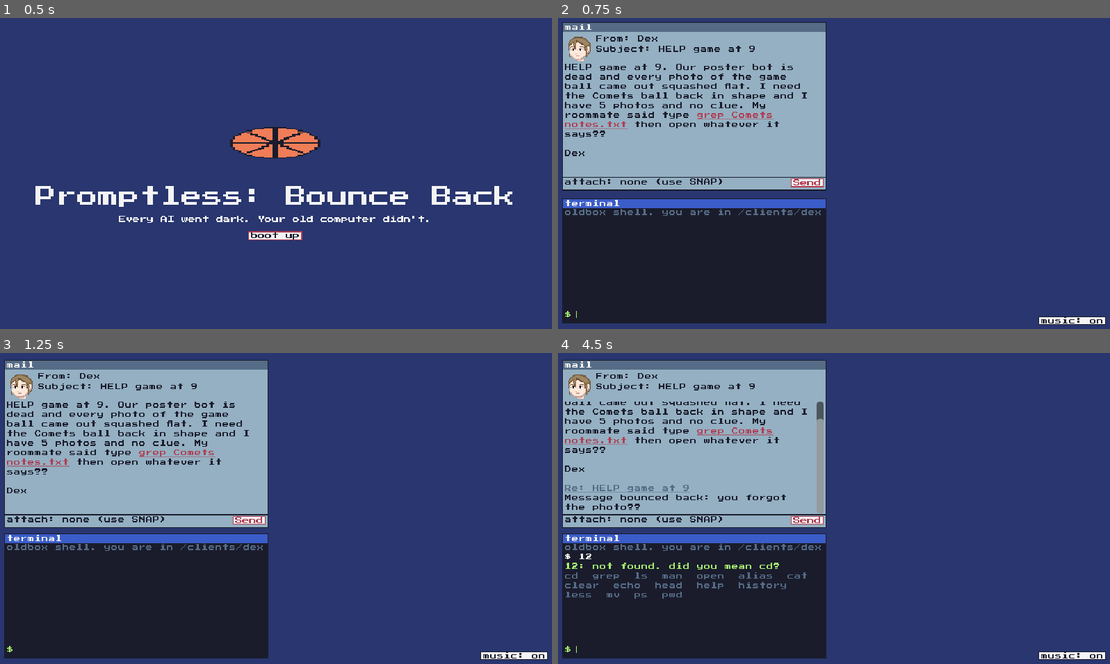
Above: before the commit, frames 1-4 (two rows, left to right).
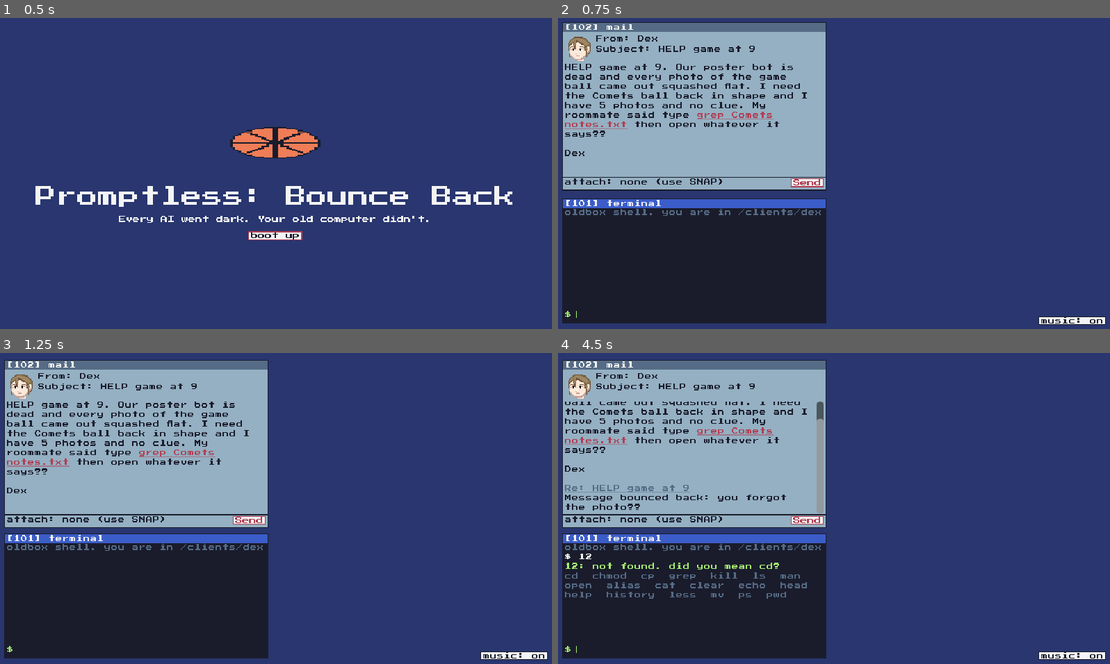
Above: after the commit, the same moments.

Repository: Gaming-RF/Promptless
Game: Godot game, scene res://scenes/main.tscn
The game is run twice, just before and just after one commit, with the same random seed, the same clock (stepped at 60 frames per second) and the same inputs.
Inputs (mouse positions are in pixels of both pictures, inside the frame that each line leads up to):
- Up to frame 1 (0.5 s): no input
- Up to frame 2 (0.75 s): click "boot up" at 0.5 s
- Up to frame 3 (1.25 s): no input
- Up to frame 4 (4.5 s): click (701, 648) at 1.27 s; type "12" at 1.35 s; click "Send" at 2 s; click "music: on" at 2.75 s; click "music: off" at 3.5 s; tap Enter at 4.25 s; move the mouse to (955, 492) at 4.27 s; hold Right from 4.28 s (still down); tap Tab at 4.35 s; click (955, 492) at 4.42 s

Frame 1 is identical in both runs. In frame 2, 0.2% of the frame differs, in the area x 1-19%, y 2-61%; in frame 3, 0.2%; in frame 4, 0.8%, in the area x 1-46%, y 2-80%.

Commit message:
feat: permissions, ls -l, cp, chmod, kill, runnable scripts, PIDs in title bars

Diff:
--- a/data/campaign.json
+++ b/data/campaign.json
@@ -33,7 +33,8 @@
 			"open_usage": "usage: open FILE",
 			"open_text": "{n} lines of chaos. Try grep.",
 			"help": [
-				"needed: ls  grep  open  cd  man",
+				"needed: ls grep open cd man",
+				"        cp chmod kill",
 				"also: cat head less echo pwd",
 				"      history alias ps clear mv",
 				"Tab completes. Up/Down = history.",
@@ -51,10 +52,11 @@
 			"man": {
 				"ls": [
 					"LS(1)",
-					"  ls [-a] [FOLDER]",
+					"  ls [-a] [-l] [FOLDER]",
 					"  List the files in a folder.",
 					"  -a   also list hidden files,",
-					"       the ones whose names start with ."
+					"       the ones whose names start with .",
+					"  -l   show permissions and owners"
 				],
 				"grep": [
 					"GREP(1)",
@@ -107,8 +109,31 @@
 					"PS(1)",
 					"  ps",
 					"  List running programs and their numbers."
+				],
+				"cp": [
+					"CP(1)",
+					"  cp FILE DEST",
+					"  Copy a file. Client files aren't yours:",
+					"  copy them home (~) to change them."
+				],
+				"chmod": [
+					"CHMOD(1)",
+					"  chmod +r FILE   let it be read",
+					"  chmod +x FILE   let a script run",
+					"  Only works on files you own (in ~)."
+				],
+				"kill": [
+					"KILL(1)",
+					"  kill PID",
+					"  Stop a program. Every window shows",
+					"  its number in the title bar. See ps."
 				]
-			}
+			},
+			"cp_usage": "usage: cp FILE DEST",
+			"chmod_usage": "usage: chmod +x FILE",
+			"kill_usage": "usage: kill PID   (the number in a window's title bar)",
+			"kill_protected": "kill: ({pid}) - not that one. {cmd} is holding this whole machine together.",
+			"open_script": "open: {file} is a script. run it with ./{file}"
 		},
 		"ui": {
 			"attach_none": "attach: none (use SNAP)",
--- a/scripts/desk_window.gd
+++ b/scripts/desk_window.gd
@@ -48,8 +48,18 @@
 	resized.connect(_layout)
 
 
+var pid := 0
+var _base_title := ""
+
+
 func set_title(t: String) -> void:
-	_title_label.text = t
+	_base_title = t
+	_title_label.text = ("[%d] %s" % [pid, t]) if pid > 0 else t
+
+
+func set_pid(p: int) -> void:
+	pid = p
+	set_title(_base_title)
 
 
 func set_content_size(s: Vector2) -> void:
--- a/scripts/desktop.gd
+++ b/scripts/desktop.gd
@@ -43,6 +43,7 @@
 	add_child(email)
 	email.position = EMAIL_POS
 	email.build(Vector2(302, 182))
+	email.set_pid(102)
 	email.command_clicked.connect(func(cmd): term.paste(cmd))
 	email.send_pressed.connect(send)
 	email.focused.connect(_focus)
@@ -51,6 +52,7 @@
 	add_child(term)
 	term.position = Vector2(8, 208)
 	term.build(job.shell.prompt, Vector2(302, 132))
+	term.set_pid(101)
 	term.command_entered.connect(run_command)
 	term.tab_requested.connect(_on_tab)
 	term.typed.connect(func(): sfx.play("type"))
@@ -101,13 +103,30 @@
 		term.print_line(h, Palette.DIM)
 	if r.open != "":
 		open_picture(r.open)
+	if r.kill != 0:
+		kill(r.kill)
+	if not r.launch.is_empty():
+		for i in r.launch.count:
+			open_picture(r.launch.path, true)
 
 
 func running_programs() -> Array:
-	var list: Array = [{"pid": 101, "cmd": "sh"}, {"pid": 102, "cmd": "mail"}]
-	for f in pictures:
-		list.append({"pid": pictures[f].pid, "cmd": "%s %s" % [job.shell.viewer, f.get_file()]})
+	var list: Array = [
+		{"pid": term.pid, "cmd": "sh", "protected": true},
+		{"pid": email.pid, "cmd": "mail", "protected": true},
+	]
+	for key in pictures:
+		var w = pictures[key]
+		list.append({"pid": w.pid, "cmd": "%s %s" % [job.shell.viewer, w.file.get_file()]})
 	return list
+
+
+func kill(pid: int) -> void:
+	for key in pictures.keys():
+		if pictures[key].pid == pid:
+			pictures[key].queue_free()
+			pictures.erase(key)
+			return
 
 
 var _next_pid := 140
@@ -118,13 +137,13 @@
 	if pictures.has(path):
 		return pictures[path]
 	for p in pictures:
-		if p.get_file() == name:
+		if pictures[p].file.get_file() == name:
 			return pictures[p]
 	return null
 
 
-func open_picture(file: String):
-	if pictures.has(file):
+func open_picture(file: String, extra_copy := false):
+	if pictures.has(file) and not extra_copy:
 		_focus(pictures[file], false)
 		return pictures[file]
 	var info: Dictionary = shell.fs.node(file)
@@ -139,9 +158,9 @@
 	bounce_in(w, w.position)
 	w.focused.connect(_focus)
 	w.snapshot_requested.connect(snapshot)
-	w.pid = _next_pid
+	w.set_pid(_next_pid)
 	_next_pid += 1
-	pictures[file] = w
+	pictures[file if not pictures.has(file) else "%s#%d" % [file, w.pid]] = w
 	_focus(w, false)
 	return w
 
--- a/scripts/picture_window.gd
+++ b/scripts/picture_window.gd
@@ -5,7 +5,6 @@
 const PictureView = preload("res://scripts/picture_view.gd")
 
 var file := ""
-var pid := 0
 var view := PictureView.new()
 var _flash := ColorRect.new()
 var _readout: Label
--- a/scripts/shell.gd
+++ b/scripts/shell.gd
@@ -1,7 +1,7 @@
 extends RefCounted
 
 const VFS = preload("res://scripts/vfs.gd")
-const COMMANDS := ["cd", "grep", "ls", "man", "open"]
+const COMMANDS := ["cd", "chmod", "cp", "grep", "kill", "ls", "man", "open"]
 const COURTESY := ["alias", "cat", "clear", "echo", "head", "help", "history", "less", "mv", "ps", "pwd"]
 
 var job: Dictionary
@@ -23,7 +23,7 @@
 
 
 func run(line: String, programs: Array = []) -> Dictionary:
-	var res := {"out": [], "hint": [], "open": "", "clear": false}
+	var res := {"out": [], "hint": [], "open": "", "clear": false, "kill": 0, "launch": {}}
 	line = line.strip_edges()
 	if line.is_empty():
 		return res
@@ -33,7 +33,16 @@
 		return res
 	var args := tokenize(line)
 	var cmd: String = args.pop_front()
+	if "/" in cmd:
+		_exec(cmd, res)
+		return res
 	match cmd:
+		"cp":
+			_cp(args, res)
+		"chmod":
+			_chmod(args, res)
+		"kill":
+			_kill(args, res, programs)
 		"ls":
 			_ls(args, res)
 		"cd":
@@ -179,10 +188,12 @@
 
 func _ls(args: Array, res: Dictionary) -> void:
 	var show_hidden := false
+	var long := false
 	var targets: Array = []
 	for a in args:
 		if a.begins_with("-"):
 			show_hidden = show_hidden or "a" in a
+			long = long or "l" in a
 		else:
 			targets.append(a)
 	if targets.is_empty():
@@ -199,7 +210,11 @@
 			var names: Array = fs.children(path, show_hidden)
 			if show_hidden:
 				names = [".", ".."] + names
-			if not names.is_empty():
+			if long:
+				for n in names:
+					var p: String = fs.absolute(path, n)
+					res.out.append("%s %-6s %s" % [fs.mode_string(p), fs.owner(p), n])
+			elif not names.is_empty():
 				res.out.append("  ".join(names))
 
 
@@ -251,6 +266,10 @@
 			res.out.append("grep: %s: Is a directory" % f)
 			missing = true
 			continue
+		if not fs.can_read(path):
+			res.out.append("grep: %s: Permission denied" % f)
+			missing = true
+			continue
 		if n.type != "text":
 			continue
 		for l in n.lines:
@@ -273,6 +292,8 @@
 	var n: Dictionary = fs.node(path)
 	if n.type == "dir":
 		res.out.append("%s: %s: Is a directory" % [cmd, args[0]])
+	elif not fs.can_read(path):
+		res.out.append("%s: %s: Permission denied" % [cmd, args[0]])
 	elif n.type != "text":
 		res.out.append(job.shell.cat_picture.format({"cmd": cmd, "file": args[0]}))
 	else:
@@ -290,6 +311,10 @@
 	var n: Dictionary = fs.node(path)
 	if n.type == "dir":
 		res.out.append("open: %s: Is a directory" % args[0])
+	elif not fs.can_read(path):
+		res.out.append("open: %s: Permission denied" % args[0])
+	elif n.type == "script":
+		res.out.append(job.shell.open_script.format({"file": args[0]}))
 	elif n.type == "text":
 		res.out.append(job.shell.open_text.format({"n": n.lines.size()}))
 	else:
@@ -317,3 +342,99 @@
 		res.out.append("mv: cannot move '%s' into itself" % args[0])
 		return
 	fs.move(src, dest)
+
+
+func _cp(args: Array, res: Dictionary) -> void:
+	if args.size() < 2:
+		res.out.append(job.shell.cp_usage)
+		return
+	var src := resolve(args[0])
+	if src == "":
+		_missing("cp", args[0], res)
+		return
+	if fs.is_dir(src):
+		res.out.append("cp: -r not specified; omitting directory '%s'" % args[0])
+		return
+	if not fs.can_read(src):
+		res.out.append("cp: cannot open '%s' for reading: Permission denied" % args[0])
+		return
+	var dest: String = fs.absolute(cwd, args[1])
+	if fs.is_dir(dest):
+		dest = dest + "/" + src.get_file()
+	if not fs.is_dir(dest.get_base_dir()):
+		res.out.append("cp: cannot create '%s': No such file or directory" % args[1])
+	elif not fs.writable(dest.get_base_dir()):
+		res.out.append("cp: cannot create '%s': Permission denied" % args[1])
+	else:
+		fs.add_file(dest, fs.node(src).duplicate(true))
+
+
+func _chmod(args: Array, res: Dictionary) -> void:
+	if args.size() < 2:
+		res.out.append(job.shell.chmod_usage)
+		return
+	var mode: String = args[0]
+	var path := resolve(args[1])
+	if path == "":
+		res.out.append("chmod: cannot access '%s': No such file or directory" % args[1])
+		return
+	var re := RegEx.new()
+	re.compile("^[ugoa]*([+-])([rwx]+)$")
+	var m := re.search(mode)
+	var octal := mode.is_valid_int() and mode.length() == 3
+	if m == null and not octal:
+		res.out.append("chmod: invalid mode: '%s'" % mode)
+		return
+	if not fs.writable(path):
+		res.out.append("chmod: changing permissions of '%s': Operation not permitted" % args[1])
+		return
+	var n: Dictionary = fs.node(path)
+	if octal:
+		var d := int(mode[0])
+		n.r = d & 4 != 0
+		n.x = d & 1 != 0
+	else:
+		var on := m.get_string(1) == "+"
+		for ch in m.get_string(2):
+			if ch == "r":
+				n.r = on
+			elif ch == "x":
+				n.x = on
+
+
+func _kill(args: Array, res: Dictionary, programs: Array) -> void:
+	var nums := args.filter(func(a): return not a.begins_with("-"))
+	if nums.is_empty():
+		res.out.append(job.shell.kill_usage)
+		return
+	var pid := String(nums[0]).to_int()
+	if not String(nums[0]).is_valid_int():
+		res.out.append("kill: %s: arguments must be process numbers" % nums[0])
+		return
+	for p in programs:
+		if p.pid == pid:
+			if p.get("protected", false):
+				res.out.append(job.shell.kill_protected.format({"pid": pid, "cmd": p.cmd}))
+			else:
+				res.kill = pid
+			return
+	res.out.append("kill: (%d) - No such process" % pid)
+
+
+func _exec(cmd: String, res: Dictionary) -> void:
+	var path := resolve(cmd)
+	if path == "":
+		res.out.append("sh: %s: No such file or directory" % cmd)
+		return
+	var n: Dictionary = fs.node(path)
+	if n.type == "dir":
+		res.out.append("sh: %s: Is a directory" % cmd)
+	elif not fs.can_exec(path) or not fs.can_read(path):
+		res.out.append("sh: %s: Permission denied" % cmd)
+	elif n.type != "script":
+		res.out.append("sh: %s: cannot execute binary file" % cmd)
+	else:
+		res.out.append_array(n.get("prints", []))
+		if n.has("opens"):
+			var target: String = n.opens if String(n.opens).begins_with("/") else job.folder + "/" + n.opens
+			res.launch = {"path": target, "count": 1 + int(n.get("copies", 0))}
--- a/scripts/vfs.gd
+++ b/scripts/vfs.gd
@@ -2,10 +2,12 @@
 
 var nodes := {}
 var home := "/home/you"
+var client_user := "client"
 
 
 func _init(job: Dictionary) -> void:
 	home = job.get("home", home)
+	client_user = String(job.client.get("user", job.client.name)).to_lower()
 	add_dir("/")
 	add_dir(home)
 	add_dir(job.folder)
@@ -95,6 +97,27 @@
 	return path == home or path.begins_with(home + "/")
 
 
+func owner(path: String) -> String:
+	return home.get_file() if writable(path) else client_user
+
+
+func can_read(path: String) -> bool:
+	return node(path).get("r", true)
+
+
+func can_exec(path: String) -> bool:
+	var n := node(path)
+	return n.get("type", "") == "dir" or n.get("x", false)
+
+
+func mode_string(path: String) -> String:
+	var n := node(path)
+	var r := "r" if can_read(path) else "-"
+	var w := "w" if writable(path) else "-"
+	var x := "x" if can_exec(path) else "-"
+	return ("d" if n.get("type", "") == "dir" else "-") + r + w + x + r + "-" + x + r + "-" + x
+
+
 func children(dir: String, show_hidden := false) -> Array:
 	var out: Array = []
 	var prefix := dir if dir.ends_with("/") else dir + "/"
--- a/tests/run_tests.gd
+++ b/tests/run_tests.gd
@@ -100,6 +100,40 @@
 	sh.run("cd /clients/dex")
 	check(sh.complete("cd .al").line == "cd .album/", "tab: hidden folder gets a slash, no space")
 	check(sh.complete("open .album/fa").line == "open .album/faded_1.png ", "tab: completes inside a folder path")
+
+
+func tobi_job(base: Dictionary) -> Dictionary:
+	return JobData.merge(base, {"extra_files": [
+		{"path": "chart.sh", "type": "script", "x": false, "opens": "chart.png", "copies": 3, "prints": ["drawing chart..."]},
+		{"path": "chart.png", "type": "picture", "open_size": [160, 90], "asset": "res://assets/ball_1.png"},
+		{"path": "secret.txt", "type": "text", "r": false, "lines": ["hidden"]},
+	]})
+
+
+func check_permissions(base: Dictionary) -> void:
+	var sh = Shell.new(tobi_job(base))
+	check(sh.run("./chart.sh").out == ["sh: ./chart.sh: Permission denied"], "perm: script without +x refused")
+	check("Operation not permitted" in sh.run("chmod +x chart.sh").out[0], "perm: chmod on a client file refused")
+	check(sh.run("cp chart.sh ~").out.is_empty() and sh.fs.exists("/home/you/chart.sh"), "perm: cp to home")
+	check(sh.run("cp chart.sh /clients/x.sh").out[0].ends_with("Permission denied") or sh.run("cp chart.sh /clients/x.sh").out[0].contains("No such"), "perm: cp into a client folder refused")
+	sh.run("cd ~")
+	check(sh.run("ls -l").out[0].begins_with("-rw-r--r-- you"), "perm: ls -l before chmod: " + str(sh.run("ls -l").out))
+	check(sh.run("chmod +x chart.sh").out.is_empty(), "perm: chmod +x on own file")
+	check(sh.run("ls -l").out[0].begins_with("-rwxr-xr-x you"), "perm: ls -l after chmod")
+	var r: Dictionary = sh.run("./chart.sh")
+	check(r.out == ["drawing chart..."] and r.launch.count == 4 and r.launch.path == "/clients/dex/chart.png", "perm: script runs and launches 4 windows")
+	check(sh.run("chmod -x chart.sh").out.is_empty() and "Permission denied" in sh.run("./chart.sh").out[0], "perm: chmod -x stops it again")
+	check(sh.run("chmod 755 chart.sh").out.is_empty() and sh.run("./chart.sh").launch.count == 4, "perm: octal chmod")
+	check("invalid mode" in sh.run("chmod lol chart.sh").out[0], "perm: bad mode")
+	check(sh.run("open chart.sh").out[0].contains("./chart.sh"), "perm: open on a script points at ./")
+	sh.run("cd /clients/dex")
+	check(sh.run("cat secret.txt").out == ["cat: secret.txt: Permission denied"], "perm: unreadable file")
+	check("Permission denied" in sh.run("grep hidden secret.txt").out[0], "perm: grep unreadable")
+	check("Permission denied" in sh.run("cp secret.txt ~").out[0], "perm: cp unreadable")
+	check(sh.run("kill").out == [base.shell.kill_usage], "kill usage")
+	check(sh.run("kill 999", [{"pid": 101, "cmd": "sh", "protected": true}]).out[0] == "kill: (999) - No such process", "kill missing pid")
+	check("holding this whole machine" in sh.run("kill 101", [{"pid": 101, "cmd": "sh", "protected": true}]).out[0], "kill protected program")
+	check(sh.run("kill 140", [{"pid": 140, "cmd": "pixview x"}]).kill == 140, "kill a viewer")
 
 
 func _initialize() -> void:
@@ -158,6 +192,7 @@
 	amb = sh.complete("open ball_")
 	check(amb.options.size() == 5, "tab: lists options when stuck")
 	check_file_system(job)
+	check_permissions(job)
 	var sh2 = Shell.new(c.jobs[1])
 	r = sh2.run("grep Gold notes.txt")
 	check(r.out.is_empty(), "job 2: notes.txt only has lowercase gold")
@@ -211,6 +246,30 @@
 	check(desk.email.last_reply == job2.replies.right, "job 2 won")
 	await create_timer(2.6).timeout
 	check(main.current.get_script().resource_path.ends_with("end_screen.gd"), "end screen after last job")
+	var tobi := tobi_job(c.jobs[0])
+	var d2 = main.current
+	main.start_game()
+	await process_frame
+	d2 = main.current
+	d2.load_job(tobi)
+	d2.run_command("cp chart.sh ~")
+	d2.run_command("chmod +x ~/chart.sh")
+	d2.run_command("~/chart.sh")
+	await process_frame
+	check(d2.pictures.size() == 4, "desktop: script floods 4 chart windows (%d)" % d2.pictures.size())
+	var pids: Array = d2.pictures.values().map(func(w): return w.pid)
+	check(d2.pictures.values()[0]._title_label.text.begins_with("[%d] chart.png" % pids[0]), "desktop: PID shown in title bar")
+	check(d2.term._title_label.text == "[101] terminal" and d2.email._title_label.text == "[102] mail", "desktop: terminal/mail show PIDs")
+	d2.run_command("kill %d" % pids[1])
+	d2.run_command("kill %d" % pids[2])
+	await process_frame
+	check(d2.pictures.size() == 2, "desktop: kill closes windows")
+	d2.run_command("kill 101")
+	check(is_instance_valid(d2.term) and d2.term.output.get_parsed_text().contains("holding this whole machine"), "desktop: terminal can't be killed")
+	d2.run_command("ps")
+	check(d2.term.output.get_parsed_text().contains("pixview chart.png"), "desktop: ps lists viewers")
+	main.show_end("x")
+	await process_frame
 	main.current.again.emit()
 	await process_frame
 	check(main.current.job == c.jobs[0] and main.current.pictures.is_empty(), "play again restarts at job 1, clean")
